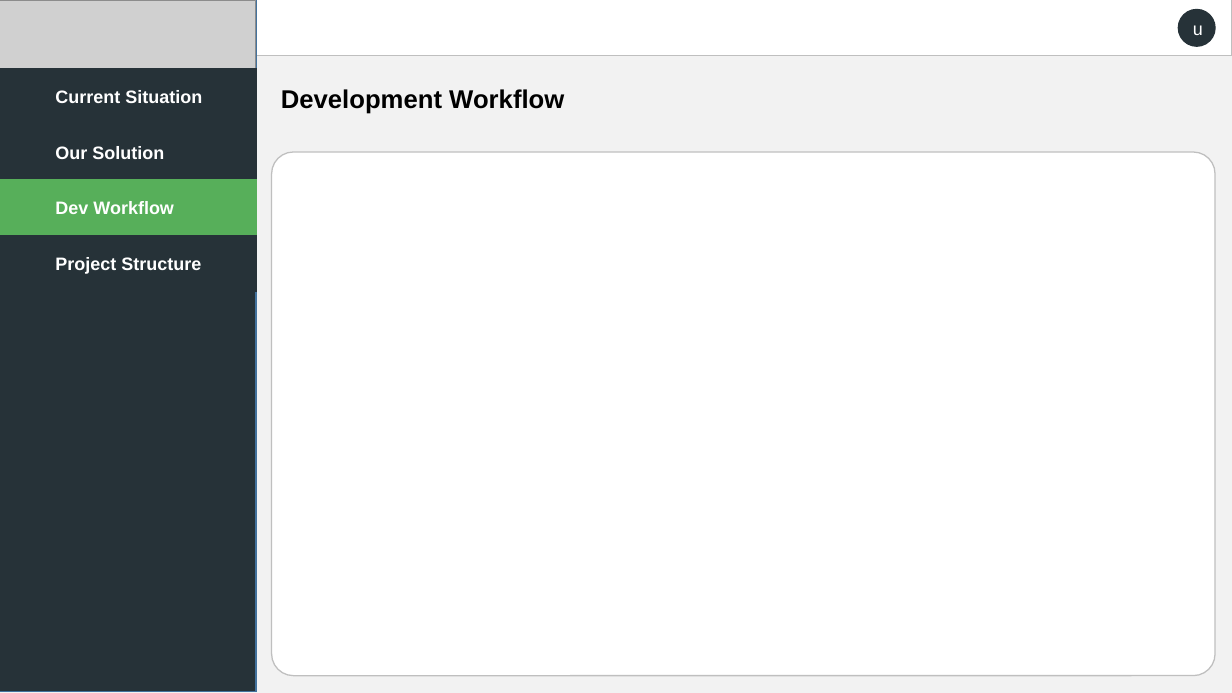
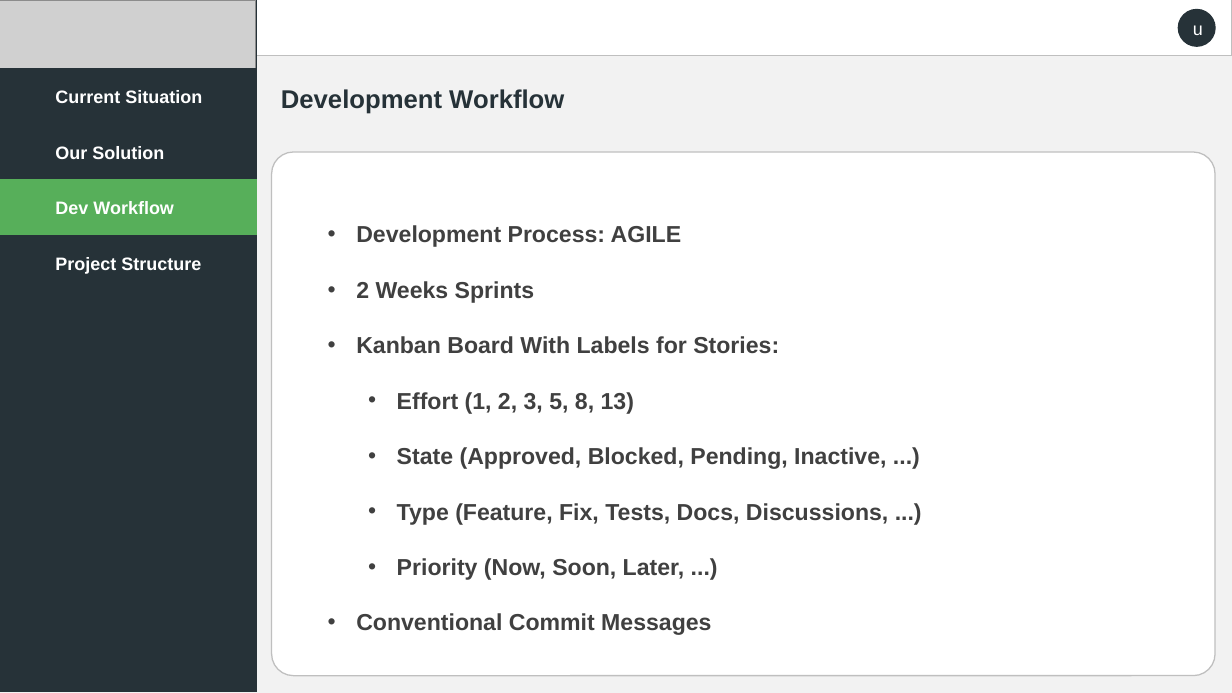
Before and after one commit to terraharbor/project-management, a slide deck: slide 5 of presentation_slides/Terraharbor_PDG_groupe04A.pptx. Drawn at 1232x693 pixels with LibreOffice and Linux fonts; fonts in the diff are those of the drawing; grey boxes stand for pictures. Boxes give left, top, right and bottom in pixels: in the first picture for what was removed or moved away, otherwise in the second. Text is boxed around its words. In the diff, an @@ line names an element or a change of style, - is before the commit and + after.

Commit message:
docs: finished slides for presentation?

```diff
--- a/presentation_slides/Terraharbor_PDG_groupe04A.pptx
+++ b/presentation_slides/Terraharbor_PDG_groupe04A.pptx
@@ rectangle at (0, 0, 256, 691): outline #43739E 1 pt to #263238 1 pt @@
@@ text "Development Workflow" at (281, 89, 564, 114): text colour #000000 to #263238 @@
@@ text in rounded rectangle at (356, 225, 888, 635): text added @@
+  • Development Process: AGILE
+  • 2 Weeks Sprints
+  • Kanban Board With Labels for Stories:
+    • Effort (1, 2, 3, 5, 8, 13)
+    • State (Approved, Blocked, Pending, Inactive, ...)
+    • Type (Feature, Fix, Tests, Docs, Discussions, ...)
+    • Priority (Now, Soon, Later, ...)
+  • Conventional Commit Messages
```
Also in this commit, not shown: 5 other slides changed, 2 other files.
